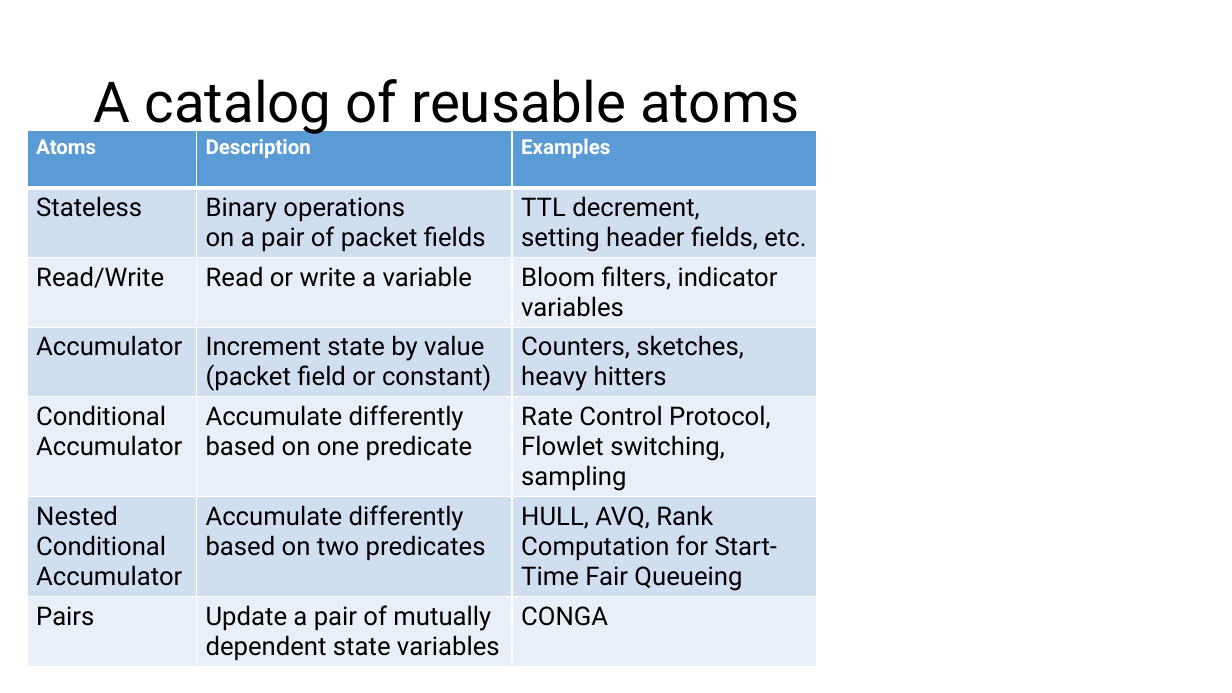
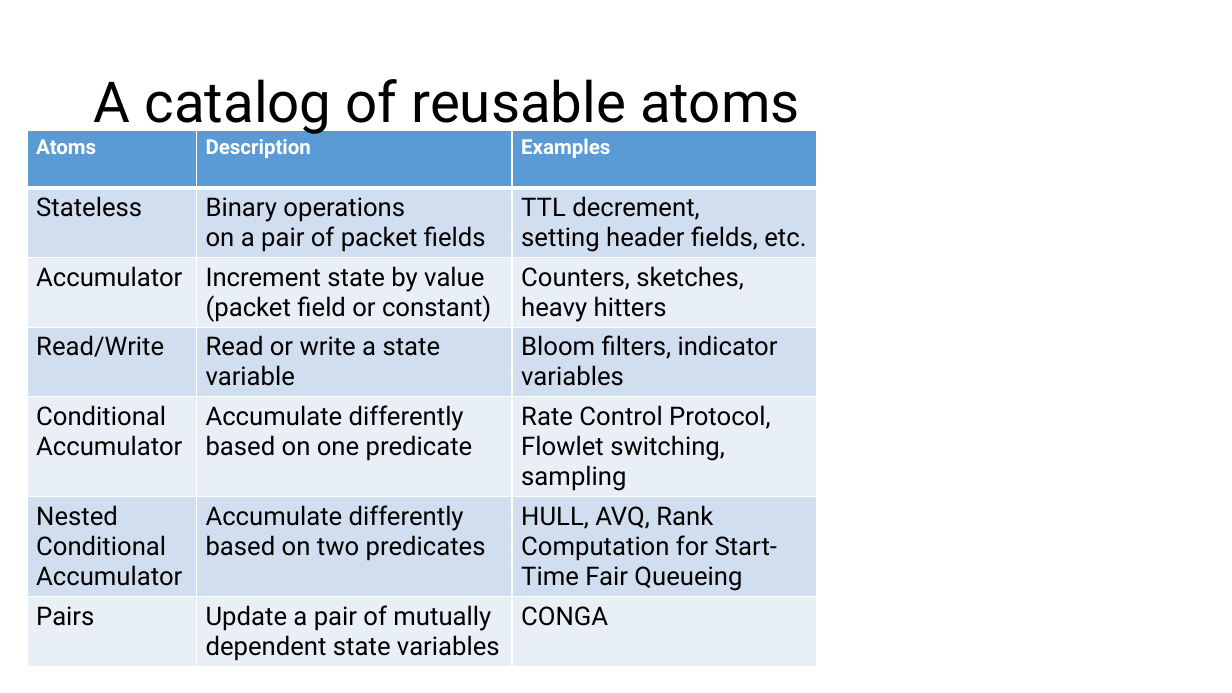
Before and after one commit to anirudhSK/pifo-domino-marple-ppts, a slide deck: slide 42 of combined_domino_pifo.pptx. Drawn at 1232x693 pixels with LibreOffice and Linux fonts; fonts in the diff are those of the drawing. Boxes give left, top, right and bottom in pixels: in the first picture for what was removed or moved away, otherwise in the second. Text is boxed around its words. In the diff, an @@ line names an element or a change of style, - is before the commit and + after.

```diff
--- a/combined_domino_pifo.pptx
+++ b/combined_domino_pifo.pptx
@@ table at box(27, 131, 817, 677) @@
-row 3: Read/Write | Read or write a variable | Bloom filters, indicator variables
+row 4: Read/Write | Read or write a state variable | Bloom filters, indicator variables
```
Also in this commit, not shown: 10 other slides changed.
